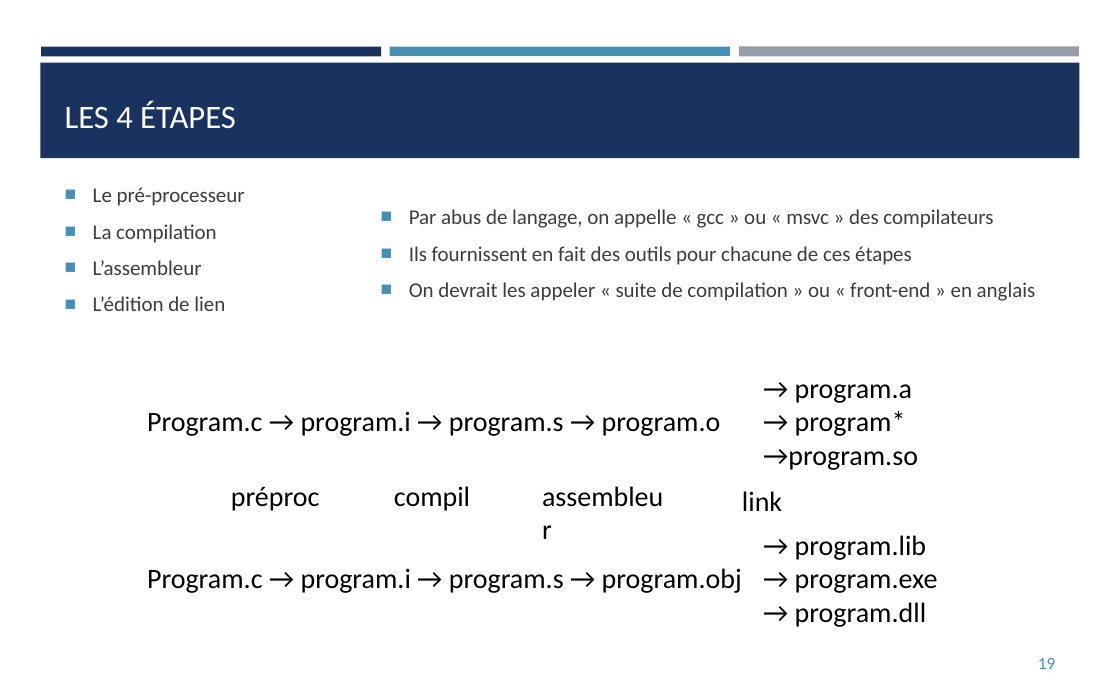
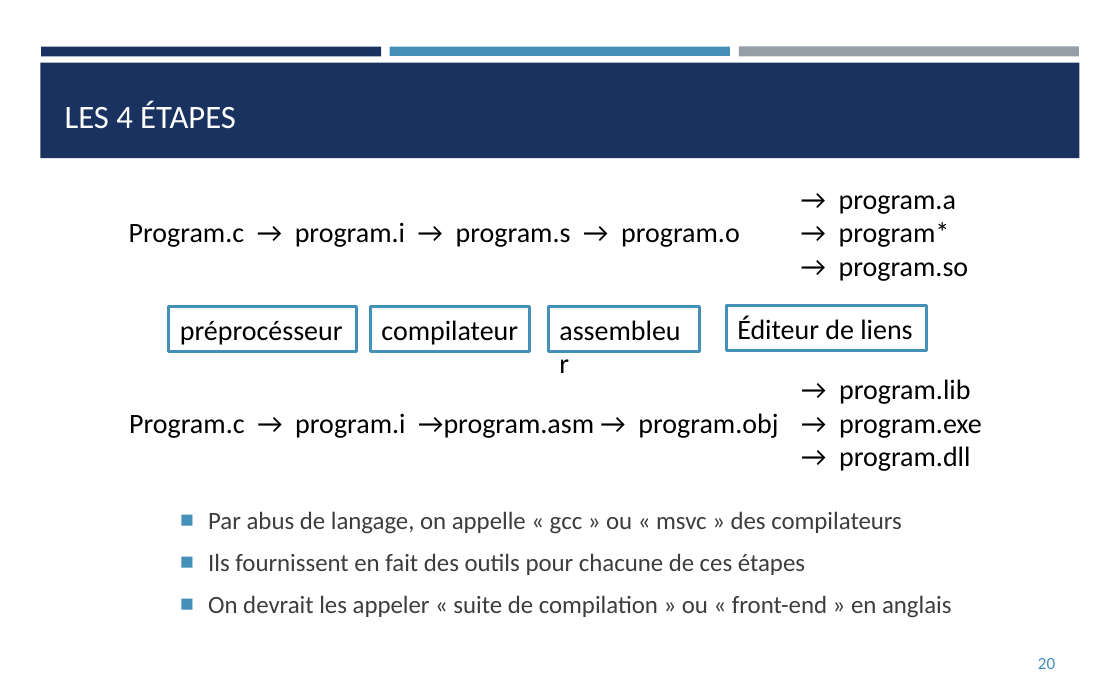
Before and after one commit to franckginguene/cpp_scalian, a slide deck: slide 20 of diapos/CPP_matin.pptx (slide 19 before the commit). Drawn at 1120x700 pixels with LibreOffice and Linux fonts; fonts in the diff are those of the drawing. Boxes give left, top, right and bottom in pixels: in the first picture for what was removed or moved away, otherwise in the second. Text is boxed around its words. In the diff, an @@ line names an element or a change of style, - is before the commit and + after.

```diff
--- a/diapos/CPP_matin.pptx
+++ b/diapos/CPP_matin.pptx
@@ text "→ program.a": place and size @@
-text "→ program.a" at <box>147,384,918,470</box>
+text "→ program.a" at <box>129,195,969,281</box>
@@ text removed at <box>93,187,245,311</box> @@
-■ Le pré-processeur
-■ La compilation
-■ L’assembleur
-■ L’édition de lien
@@ text at <box>839,262,969,281</box>: spaces changed @@
-→program.so
+→ program.so
@@ rectangle added at <box>169,307,357,352</box>, fill #FFFFFF, outline #4590B8 1.75 pt, 18 pt, text #000000 @@
+préprocésseur
@@ rectangle added at <box>371,307,530,352</box>, fill #FFFFFF, outline #4590B8 1.75 pt, 18 pt, text #000000 @@
+compilateur
@@ rectangle "assembleur": place and size @@
-rectangle "assembleur" at <box>531,473,682,517</box>
+rectangle "assembleur" at <box>549,307,700,352</box>
@@ rectangle "assembleur" at <box>549,307,700,352</box>: fill none to #FFFFFF; outline none to #4590B8 1.75 pt @@
@@ rectangle added at <box>726,306,926,351</box>, fill #FFFFFF, outline #4590B8 1.75 pt, 18 pt, text #000000 @@
+Éditeur de liens
@@ text "→ program.lib": place and size @@
-text "→ program.lib" at <box>147,535,938,627</box>
+text "→ program.lib" at <box>129,379,982,471</box>
@@ text at <box>129,413,982,438</box>: text changed @@
-Program.c → program.i → program.s → program.obj → program.exe
+Program.c → program.i →program.asm → program.obj → program.exe
@@ text "Par abus de langage, on ...": place and size @@
-text "Par abus de langage, on ..." at <box>409,209,1036,301</box>
+text "Par abus de langage, on ..." at <box>208,511,952,618</box>
@@ text "Par abus de langage, on ..." at <box>208,511,952,618</box>: size 13.5 to 16 pt @@
@@ text removed at <box>231,487,320,511</box> @@
-préproc
@@ text removed at <box>394,486,470,511</box> @@
-compil
@@ text removed at <box>742,491,782,511</box> @@
-link
@@ page number at <box>1038,658,1055,669</box>: text changed @@
-19
+20
```
Also in this commit, not shown: 18 other slides changed, 7 slides added, 2 slides removed, 1 other file.
